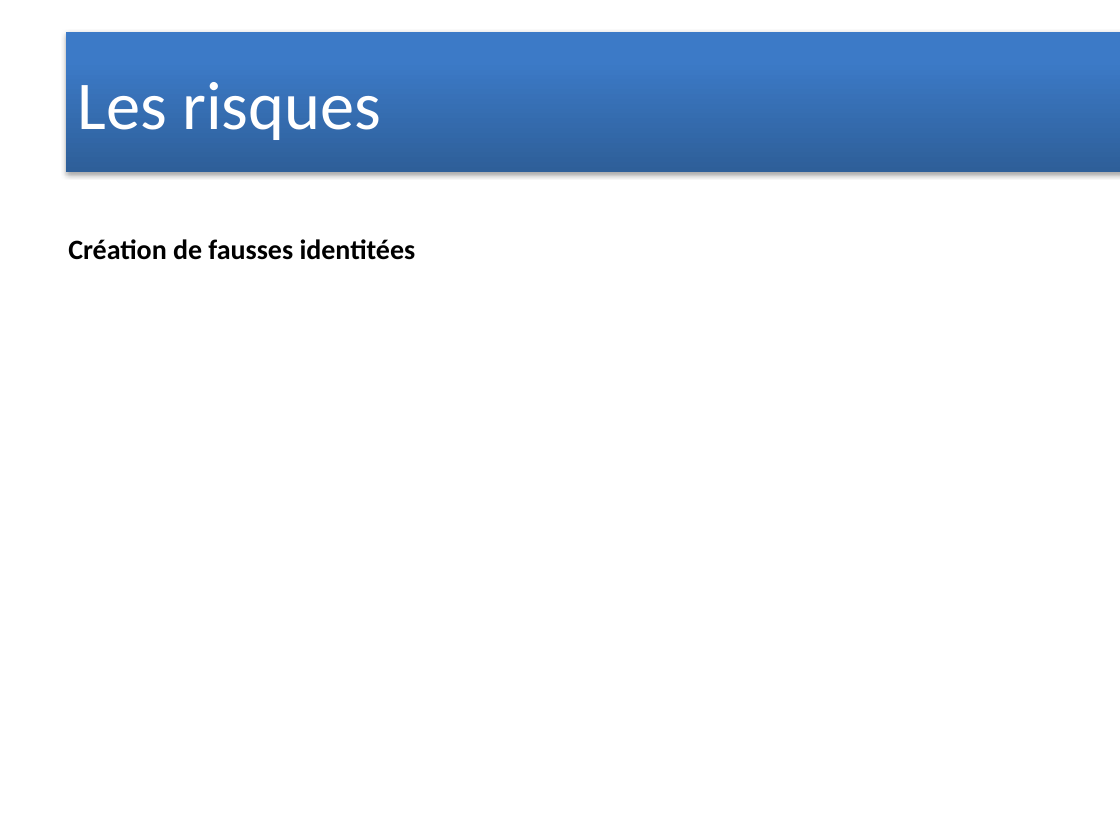
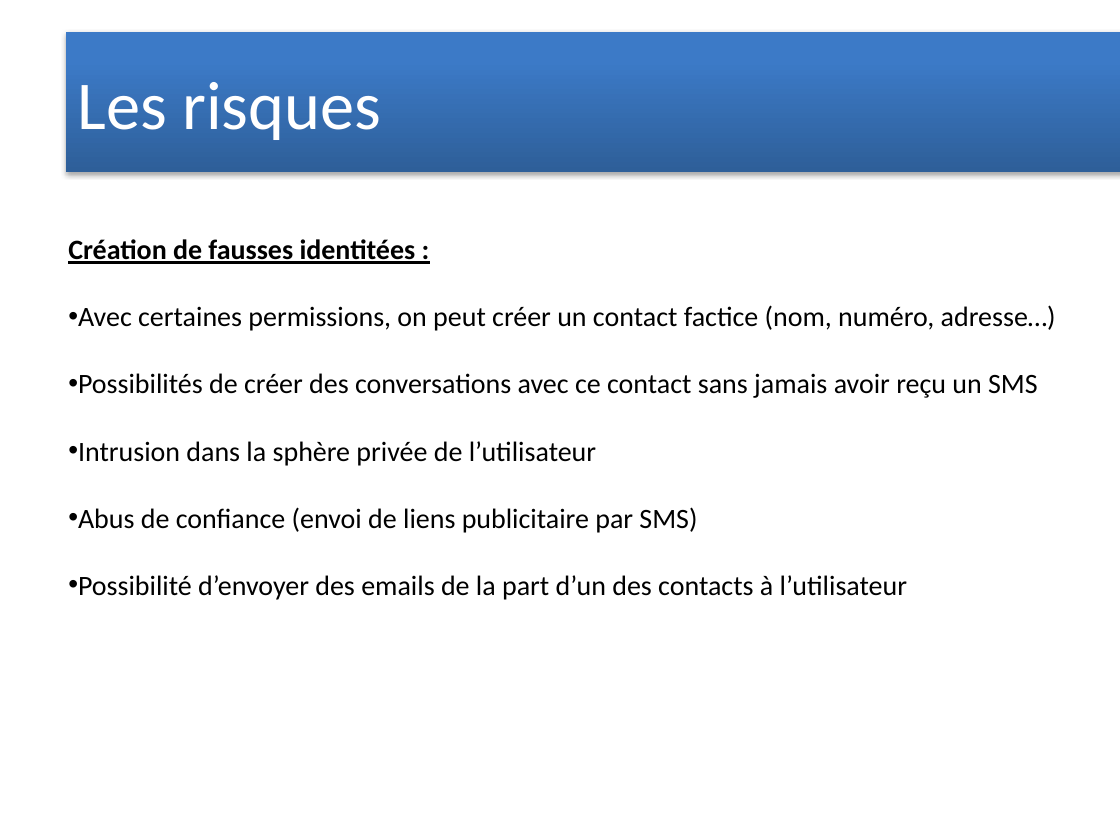
Before and after one commit to Syst54/UqacSecurite, a slide deck: slide 14 of Présentation1.pptx. Drawn at 1120x840 pixels with LibreOffice and Linux fonts; fonts in the diff are those of the drawing. Boxes give left, top, right and bottom in pixels: in the first picture for what was removed or moved away, otherwise in the second. Text is boxed around its words. In the diff, an @@ line names an element or a change of style, - is before the commit and + after.

```diff
--- a/Présentation1.pptx
+++ b/Présentation1.pptx
@@ text at [68, 239, 1056, 600]: text changed; bold off @@
-Création de fausses identitées
+Création de fausses identitées :
+• Avec certaines permissions, on peut créer un contact factice (nom, numéro, adresse…)
+• Possibilités de créer des conversations avec ce contact sans jamais avoir reçu un SMS
+• Intrusion dans la sphère privée de l’utilisateur
+• Abus de confiance (envoi de liens publicitaire par SMS)
+• Possibilité d’envoyer des emails de la part d’un des contacts à l’utilisateur
```
Also in this commit, not shown: 2 other slides changed, 1 slide removed.
